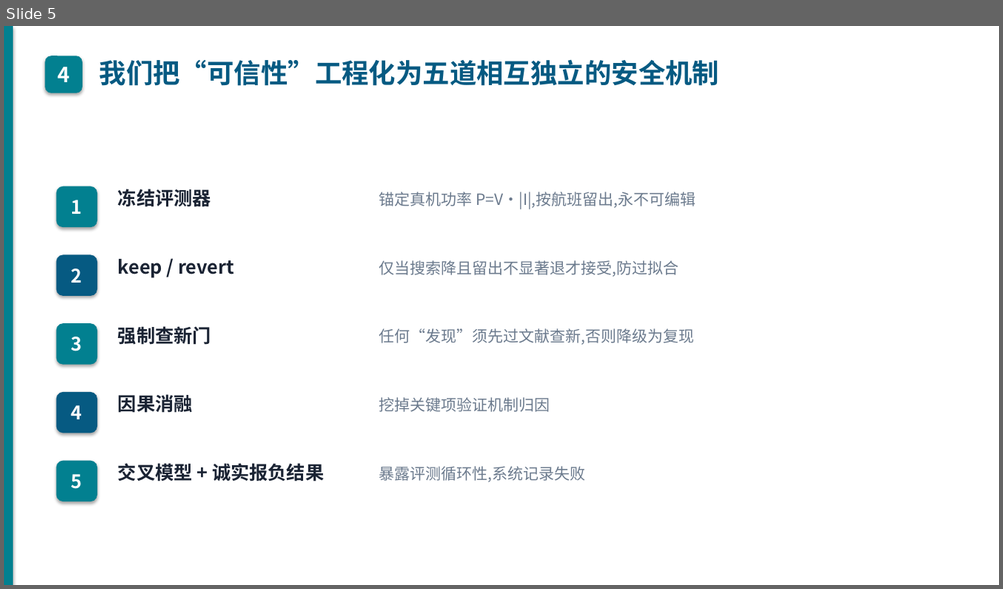
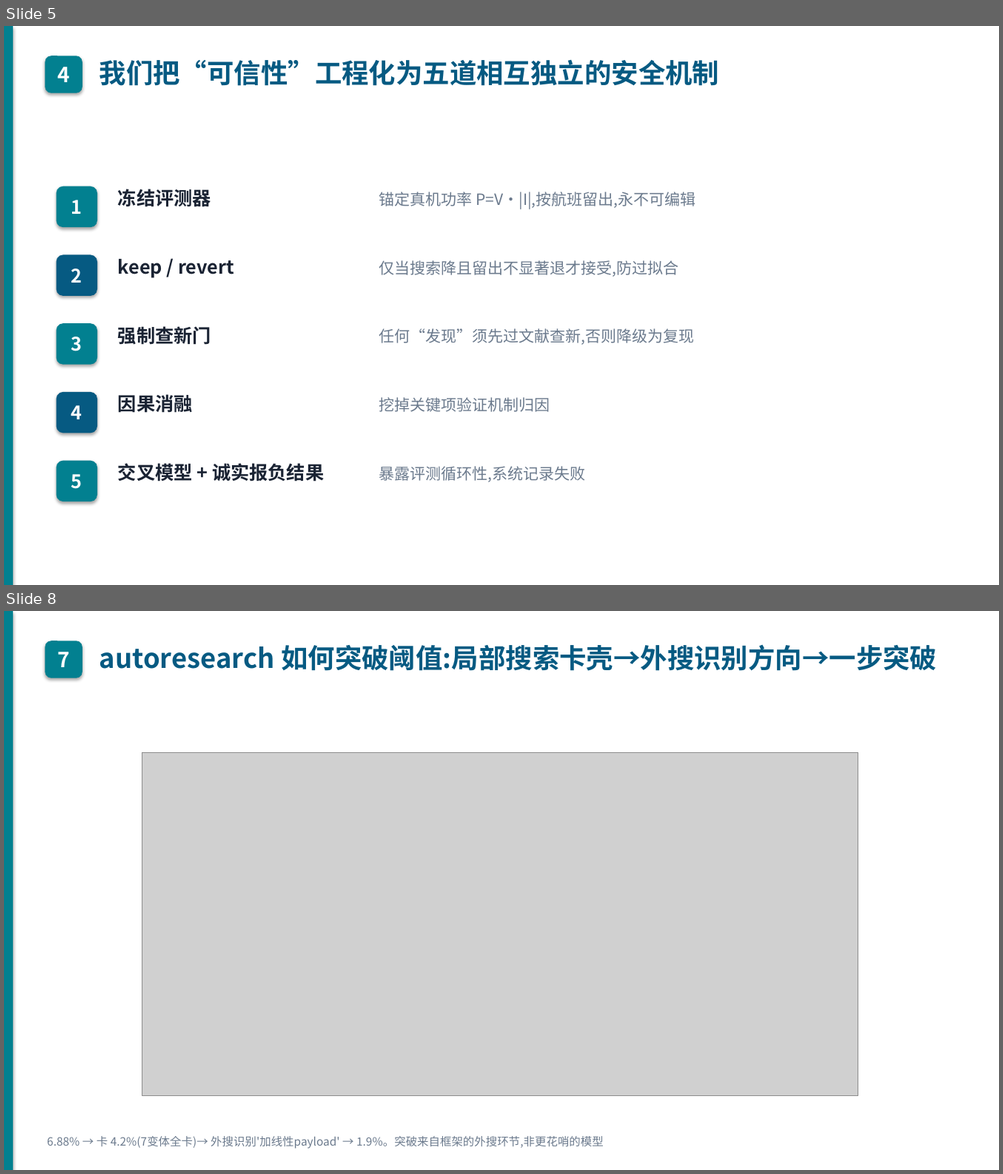
Before and after one commit to wbz0429/PathPlanningwithEnergy, a slide deck: autoresearch/energy_m100/experiments/midterm_defense.pptx. Shown one above the other, each under a label of ours: slide 5 before the commit, slides 5 and 8 after it; the slides between them are not shown. The pictures are 1003x589 and 1003x1174 pixels, drawn with LibreOffice and Linux fonts; fonts in the diff are those of the drawing; grey boxes stand for pictures. Boxes give left, top, right and bottom in pixels: in the first picture for what was removed or moved away, otherwise in the second. Text is boxed around its words. In the diff, an @@ line names an element or a change of style, - is before the commit and + after.

```diff
--- a/autoresearch/energy_m100/experiments/midterm_defense.pptx
+++ b/autoresearch/energy_m100/experiments/midterm_defense.pptx
@@ slide 8 added at [4,611,999,1170], background #FFFFFF @@
@@ rectangle added at [4,611,13,1170], fill #028090 @@
@@ rounded rectangle added at [45,641,82,678], fill #028090, 20 pt, text #FFFFFF, bold @@
+7
@@ text added at [99,644,936,671], 26 pt, text #065A82, bold @@
+autoresearch 如何突破阈值:局部搜索卡壳→外搜识别方向→一步突破
@@ picture added at [142,753,858,1096] @@
@@ text added at [47,1136,603,1149], 11 pt, text #6B7A8D @@
+6.88% → 卡 4.2%(7变体全卡)→ 外搜识别'加线性payload' → 1.9%。突破来自框架的外搜环节,非更花哨的模型
```
Also in this commit, not shown: 12 slides changed, 1 other slide added, 4 other files.
